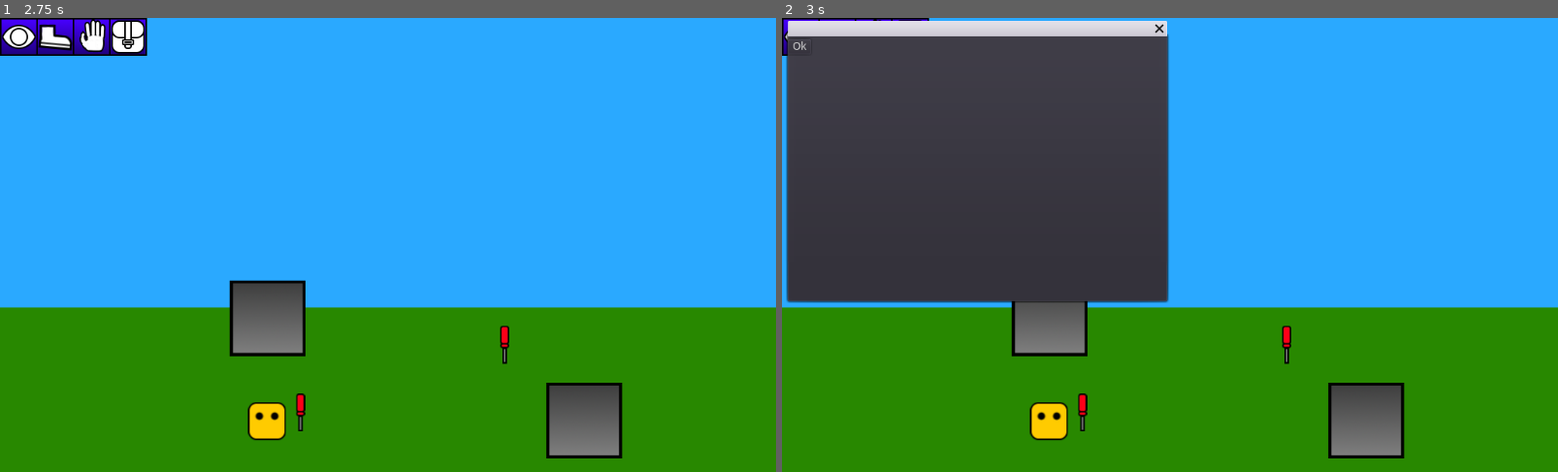
Above: before the commit, frames 1-2 (left to right).
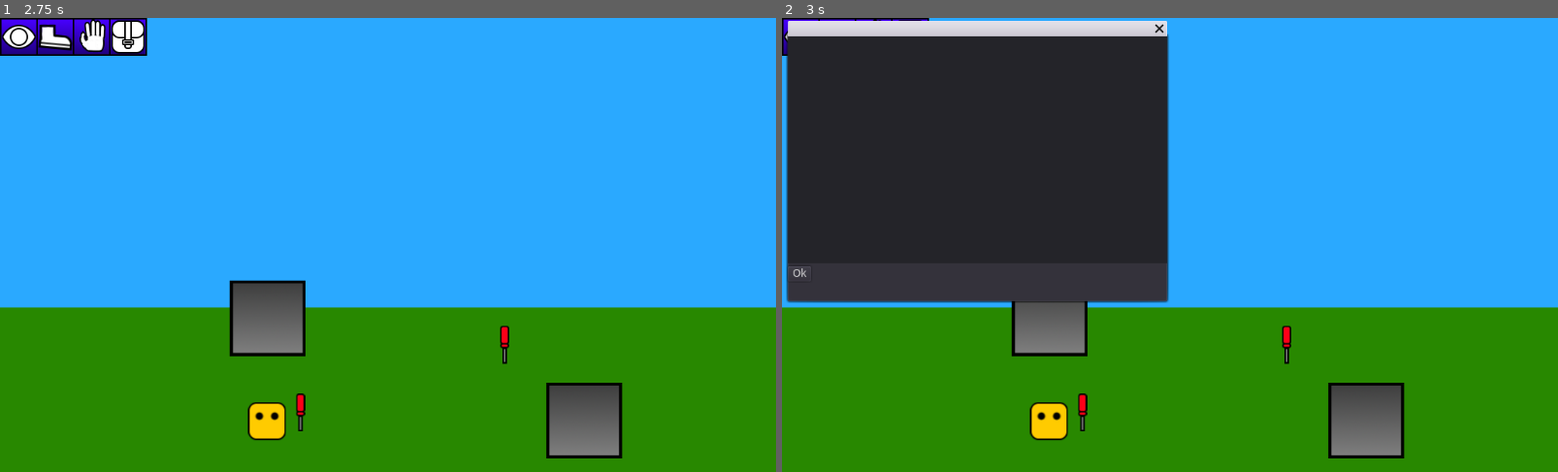
Above: after the commit, the same moments.

Repository: timdiggerm/Adventure
Game: Godot game, scene res://MainScene.tscn
Same seed, same stepped clock (60 frames per second), same inputs: the game is played once before the commit and once after it.
Inputs (mouse positions are in pixels of both pictures, inside the frame that each line leads up to):
- Up to frame 1 (2.75 s): click (15, 36) at 0.5 s; click (54, 36) at 1.25 s; click (93, 36) at 2 s
- Up to frame 2 (3 s): click (913, 36) at 2.75 s

Frame 1 is identical in both runs. In frame 2, 13% of the frame differs, in the area x 0-50%, y 4-58%.

Commit message:
Pretty sure this commit is all about people having action queues which enables them to go to an object and picking it up

Diff:
--- a/Inventory.gd
+++ b/Inventory.gd
@@ -12,6 +12,7 @@
 	populate_inventory()
 
 
+
 # Called every frame. 'delta' is the elapsed time since the previous frame.
 #func _process(delta):
 #	pass
@@ -21,11 +22,12 @@
 		n.queue_free()
 
 	for obj in global.inventory:
-		#var label = Label.new()
-		print(obj)
-		var item = TextureRect.new()
-		item.set_texture(obj.get_child(obj.get_child_count()-1).get_texture())
-		grid.add_child(item)
+		add_inventory(obj)
+
+func add_inventory(obj):
+	var item = TextureRect.new()
+	item.set_texture(obj.get_child(obj.get_child_count()-1).get_texture())
+	grid.add_child(item)
 
 func _on_Dismiss_pressed():
 	hide()
--- a/Inventory.tscn
+++ b/Inventory.tscn
@@ -18,19 +18,27 @@
 [node name="Panel" type="Panel" parent="MarginContainer/VBoxContainer"]
 margin_right = 40.0
 margin_bottom = 40.0
+rect_min_size = Vector2( 0, 300 )
 
 [node name="InventoryGrid" type="GridContainer" parent="MarginContainer/VBoxContainer/Panel"]
+margin_left = 10.0
+margin_top = 10.0
 margin_right = 480.0
 margin_bottom = 300.0
 rect_min_size = Vector2( 480, 300 )
+custom_constants/vseparation = 10
+custom_constants/hseparation = 10
 columns = 3
 
 [node name="HBoxContainer" type="HBoxContainer" parent="MarginContainer/VBoxContainer"]
+margin_left = 25.0
 margin_right = 40.0
 margin_bottom = 40.0
 
 [node name="Dismiss" type="Button" parent="MarginContainer/VBoxContainer/HBoxContainer"]
-margin_right = 12.0
+margin_left = 50.0
+margin_top = 50.0
+margin_right = 80.0
 margin_bottom = 20.0
 text = "Ok"
 [connection signal="pressed" from="MarginContainer/VBoxContainer/HBoxContainer/Dismiss" to="." method="_on_Dismiss_pressed"]
--- a/MainScene.gd
+++ b/MainScene.gd
@@ -56,6 +56,8 @@
 func _handle_grab(obj) -> void:
 	var v = player.get_global_position() - obj.get_global_position()
 	var goal = obj.get_global_position() + v / v.length() * (obj.rough_radius + player.rough_radius)
+	player.queue.clear()
+	player.current = {}
 	player.queue.push_back({
 		"type":"move",
 		"in_progress": false,
